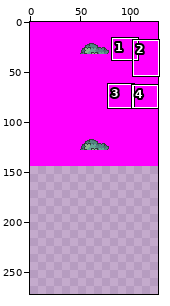
Sprite sheet, stored at tools/porytiles/raw/primary/IkigaiOutdoors/top.png. Above, an overview of the earlier version with the close-up marked.
Close-up. Before:
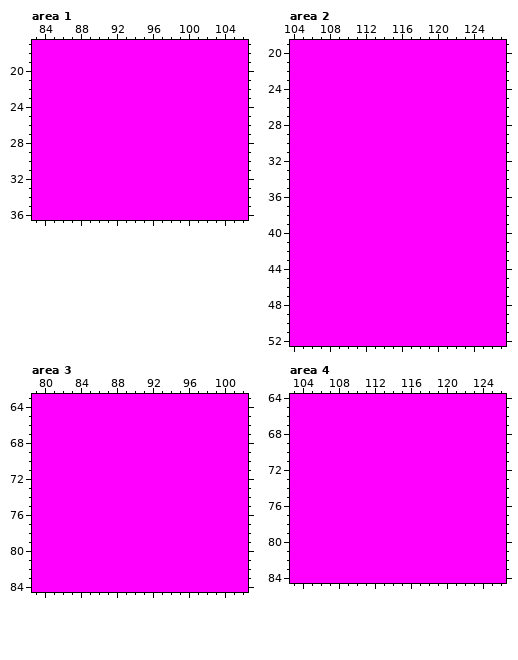
The file is 128x144 pixels. Shown: area 1: x 83..106, y 17..36; area 2: x 104..127, y 19..52; area 3: x 79..102, y 63..84; area 4: x 103..126, y 64..84. The old version is drawn lined up with the new one, on the new canvas. The commit also changed other parts of the picture, which this record leaves out.
New version:
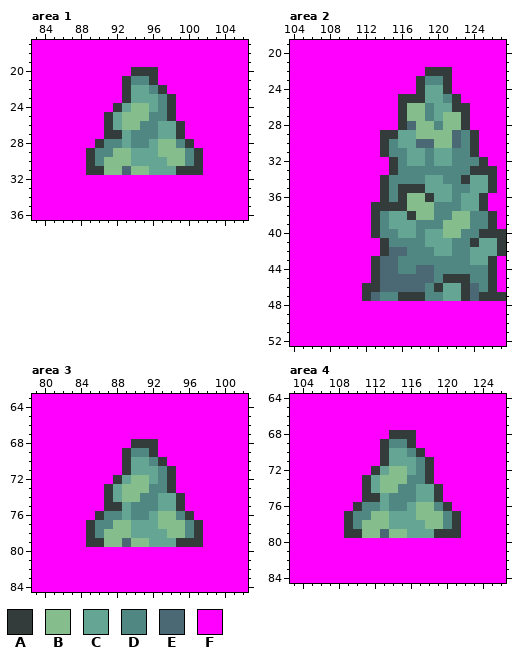
Palette (. is transparent): A #333c3a  B #85be8c  C #64a693  D #518782  E #4b6875  F #ff00ff
The edit:
canvas 128x144 -> 128x272
Area 1:
y 20: x 94..96 FFF -> AAA
y 21: x 93..96 FFFF -> ADDA
y 22: x 93..97 FFFFF -> ACCDA
y 23: x 93..98 FFFFFF -> ACCCDA
y 24: x 92..98 FFFFFFF -> ACBBCDA
y 25: x 91..98 FFFFFFFF -> ACBBBDDA
y 26: x 91..99 FFFFFFFFF -> ACBBDDCCA
y 27: x 91..99 FFFFFFFFF -> AACDDDCCA
y 28: x 90..100 FFFFFFFFFFF -> ADDCDDCBBDA
y 29: x 89..101 FFFFFFFFFFFFF -> ADDBBCCCBBBDA
y 30: x 89..101 FFFFFFFFFFFFF -> ADBBBCCCCBBDA
y 31: x 89..101 FFFFFFFFFFFFF -> AABBEBBCCCAAA
Area 2:
y 22: x 119..121 FFF -> AAA
y 23: x 118..121 FFFF -> ADDA
y 24: x 118..121 FFFF -> ACCA
y 25: x 116..122 FFFFFFF -> AAACCDA
y 26: x 116..123 FFFFFFFF -> ABBDCCAA
y 27: x 116..123 FFFFFFFF -> ABBDCBBA
y 28: x 116..123 FFFFFFFF -> AEBBDBBA
y 29: x 114..124 FFFFFFFFFFF -> AACCBBBBEDA
y 30: x 114..124 FFFFFFFFFFF -> ADCCEEBBEDA
y 31: x 114..124 FFFFFFFFFFF -> ADDCCDCCDDA
y 32: x 115..125 FFFFFFFFFFF -> ADCCDCCDDDA
y 33: x 115..126 FFFFFFFFFFFF -> ADDDDDDDDAAA
y 34: x 114..126 FFFFFFFFFFFFF -> ADDDDCCDDACCA
y 35: x 114..126 FFFFFFFFFFFFF -> ADAAACCCDDCCA
y 36: x 114..125 FFFFFFFFFFFF -> ADABBACCDCCA
y 37: x 113..125 FFFFFFFFFFFFF -> AAAABBBDDDCCA
y 38: x 113..126 FFFFFFFFFFFFFF -> ADCCABBDDBBDDA
y 39: x 113..126 FFFFFFFFFFFFFF -> ADCCCDDDBBBDDA
y 40: x 113..127 FFFFFFFFFFFFFFF -> ADDCCDCCBBDDAAA
y 41: x 114..127 FFFFFFFFFFFFFF -> ADDDDCCCDDACCA
y 42: x 114..127 FFFFFFFFFFFFFF -> AEEDDDCCDDCCCA
y 43: x 113..126 FFFFFFFFFFFFFF -> AEEDDDDDDDDCCA
y 44: x 113..126 FFFFFFFFFFFFFF -> AEEDDEEDDDDDDA
y 45: x 113..126 FFFFFFFFFFFFFF -> AEEEEEEDAAADDA
y 46: x 112..126 FFFFFFFFFFFFFFF -> AAEEEEEDACCAEDA
y 47: x 112..127 FFFFFFFFFFFFFFFF -> AEDDAAADDCCAEAAA
Area 3:
y 68: x 90..92 FFF -> AAA
y 69: x 89..92 FFFF -> ADDA
y 70: x 89..93 FFFFF -> ACCDA
y 71: x 89..94 FFFFFF -> ACCCDA
y 72: x 88..94 FFFFFFF -> ACBBCDA
y 73: x 87..94 FFFFFFFF -> ACBBBDDA
y 74: x 87..95 FFFFFFFFF -> ACBBDDCCA
y 75: x 87..95 FFFFFFFFF -> AACDDDCCA
y 76: x 86..96 FFFFFFFFFFF -> ADDCDDCBBDA
y 77: x 85..97 FFFFFFFFFFFFF -> ADDBBCCCBBBDA
y 78: x 85..97 FFFFFFFFFFFFF -> ADBBBCCCCBBDA
y 79: x 85..97 FFFFFFFFFFFFF -> AABBEBBCCCAAA
Area 4:
y 68: x 114..116 FFF -> AAA
y 69: x 113..116 FFFF -> ADDA
y 70: x 113..117 FFFFF -> ACCDA
y 71: x 113..118 FFFFFF -> ACCCDA
y 72: x 112..118 FFFFFFF -> ACBBCDA
y 73: x 111..118 FFFFFFFF -> ACBBBDDA
y 74: x 111..119 FFFFFFFFF -> ACBBDDCCA
y 75: x 111..119 FFFFFFFFF -> AACDDDCCA
y 76: x 110..120 FFFFFFFFFFF -> ADDCDDCBBDA
y 77: x 109..121 FFFFFFFFFFFFF -> ADDBBCCCBBBDA
y 78: x 109..121 FFFFFFFFFFFFF -> ADBBBCCCCBBDA
y 79: x 109..121 FFFFFFFFFFFFF -> AABBEBBCCCAAA
Boxes around the changes in both close-ups, in picture pixels (x1, y1, x2, y2):
changed: (86, 67, 203, 175)
changed: (362, 67, 506, 301)
changed: (86, 439, 203, 547)
changed: (344, 430, 461, 538)
